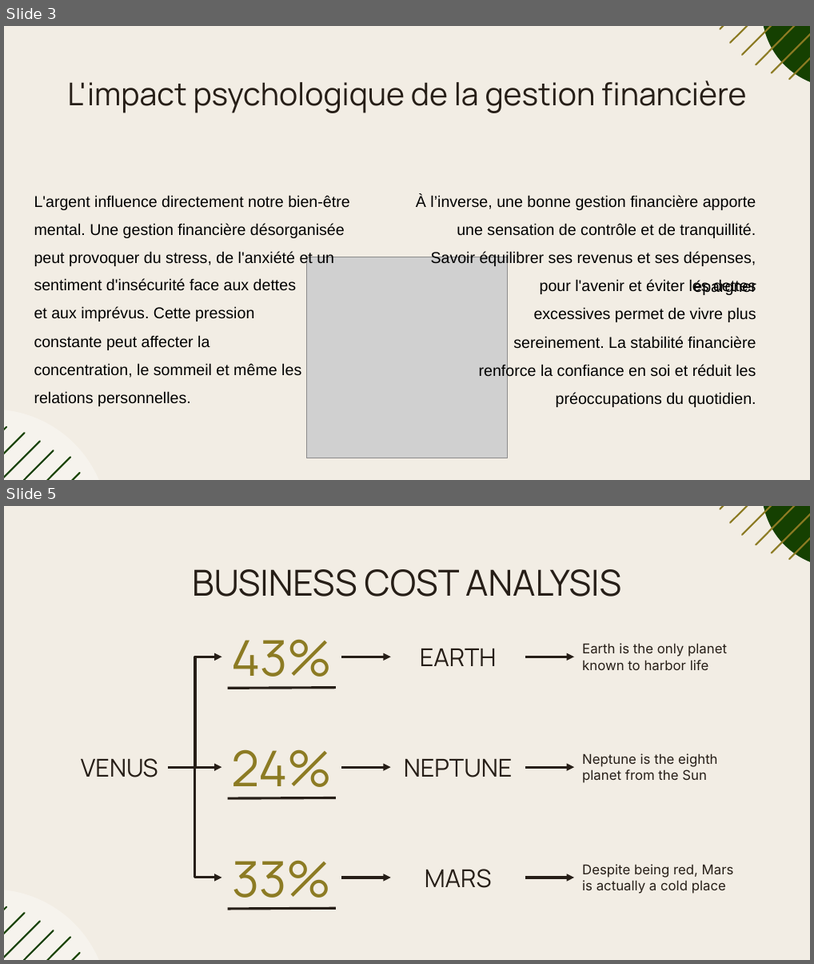
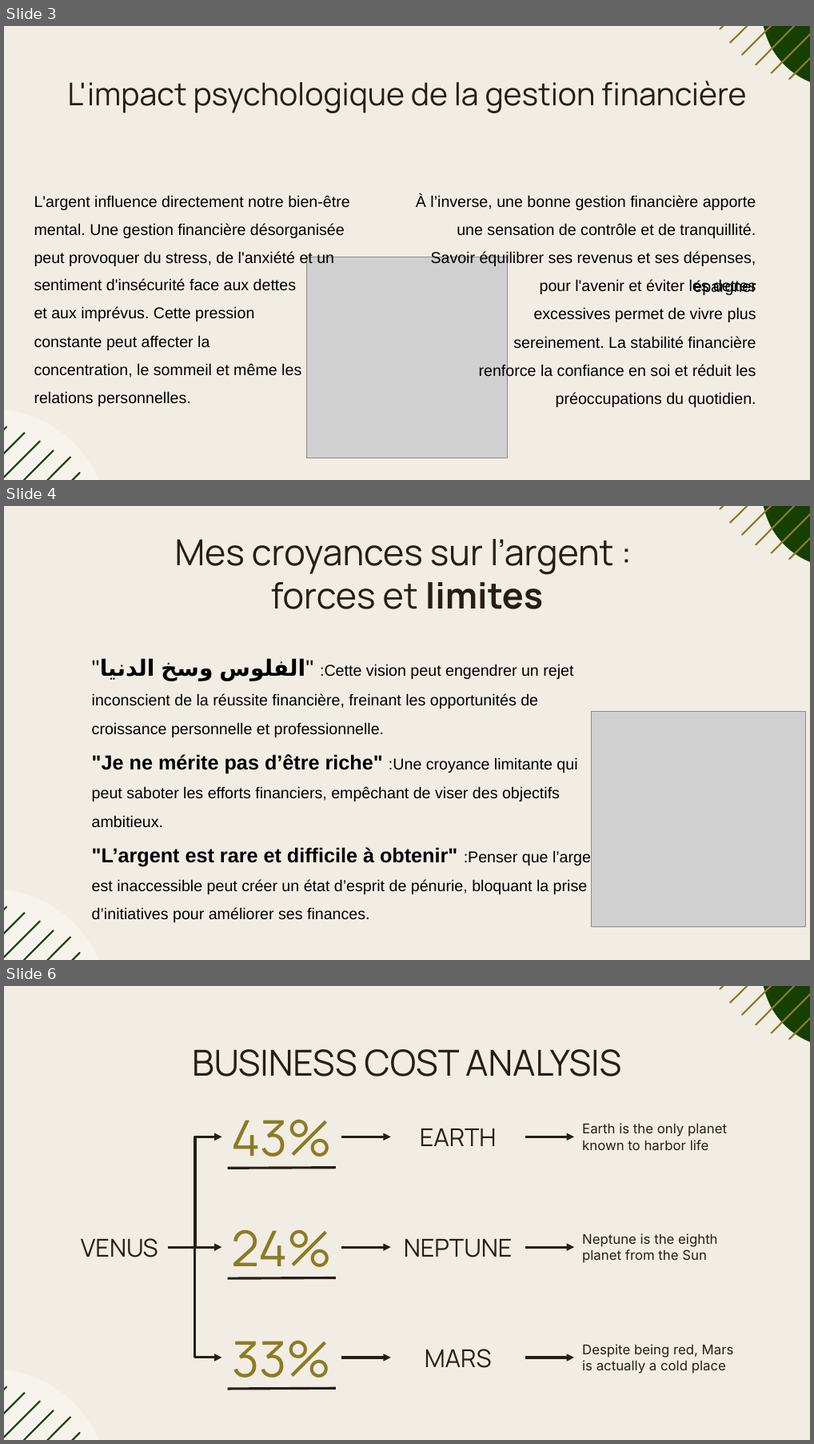
Before and after one commit to jaaysus/SoftSkillsPresentation, a slide deck: Business Cost Analysis Infographics.pptx. Shown one above the other, each under a label of ours: slides 3 and 5 before the commit, slides 3, 4 and 6 after it; the slides between them are not shown. The pictures are 814x964 and 814x1444 pixels, drawn with LibreOffice and Linux fonts; fonts in the diff are those of the drawing; grey boxes stand for pictures. Boxes give left, top, right and bottom in pixels: in the first picture for what was removed or moved away, otherwise in the second. Text is boxed around its words. In the diff, an @@ line names an element or a change of style, - is before the commit and + after.

```diff
--- a/Business Cost Analysis Infographics.pptx
+++ b/Business Cost Analysis Infographics.pptx
@@ slide 4 added at [4, 506, 810, 960], background #F2EDE4; not listed: 14 template elements that a slide beside it also shows @@
@@ title added at [175, 539, 614, 609], 32 pt, text #261E17 @@
+Mes croyances sur l’argent :
+forces et limites
@@ text added at [92, 658, 604, 922], 14 pt, text #000000 @@
+"الفلوس وسخ الدنيا" :Cette vision peut engendrer un rejet inconscient de la réussite financière, freinant les opportunités de croissance personnelle et professionnelle.
+"Je ne mérite pas d’être riche" :Une croyance limitante qui peut saboter les efforts financiers, empêchant de viser des objectifs ambitieux.
+"L’argent est rare et difficile à obtenir" :Penser que l’argent est inaccessible peut créer un état d’esprit de pénurie, bloquant la prise d’initiatives pour améliorer ses finances.
@@ picture added at [591, 712, 806, 927] @@
@@ what was slide 5 is now slide 6 @@
```
Also in this commit, not shown: 1 other slide added, 1 slide removed.
